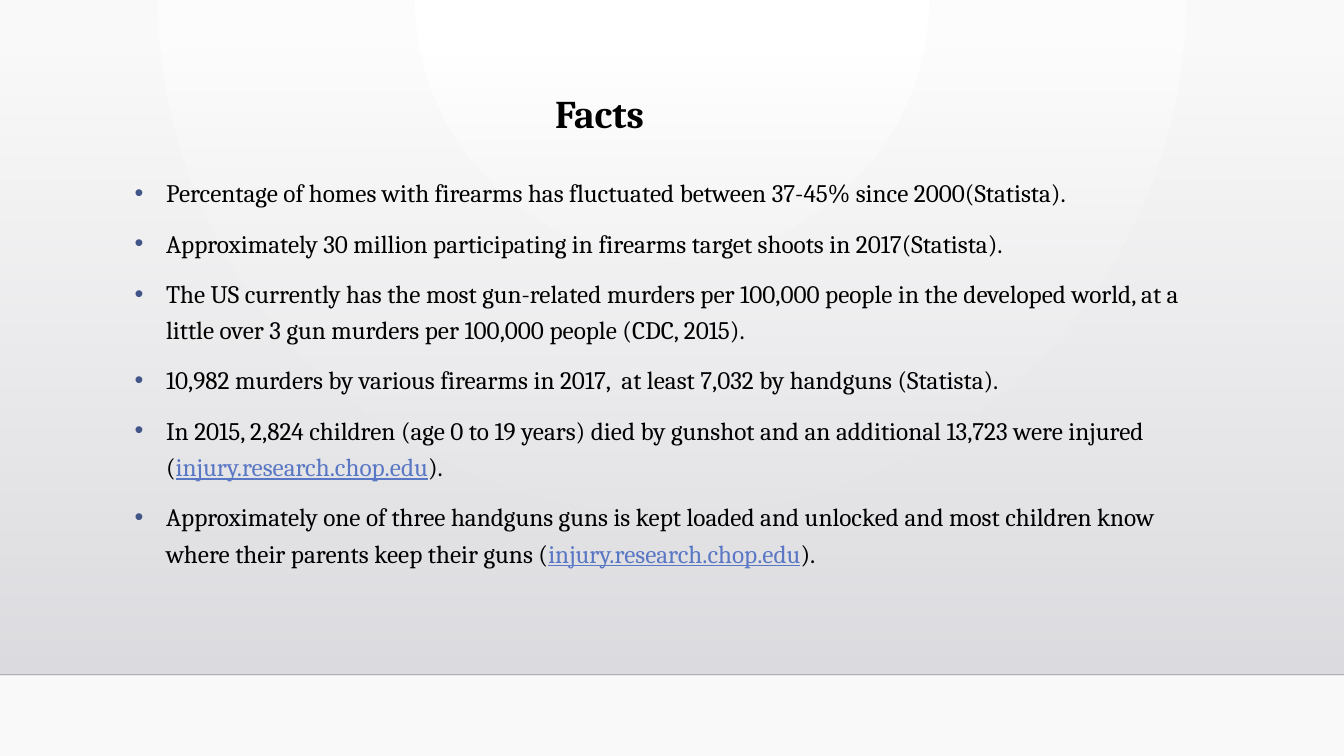
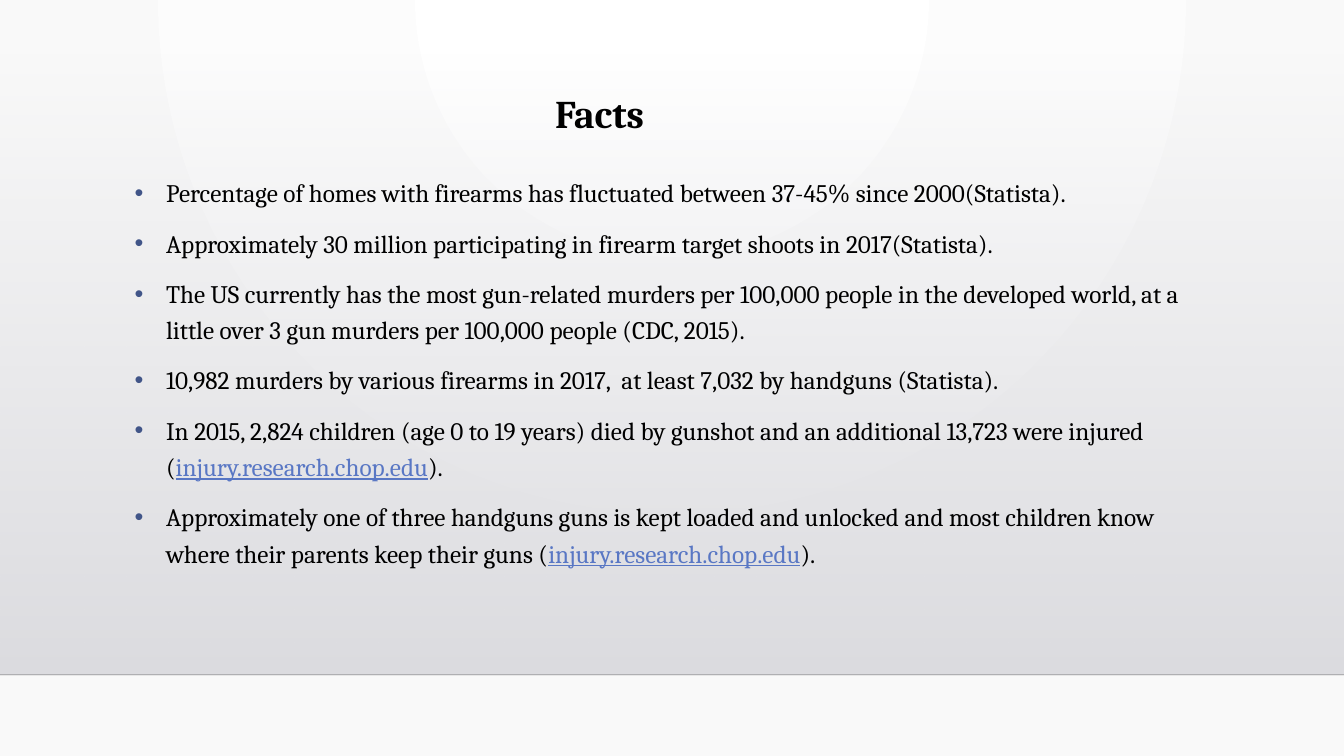
Before and after one commit to vabigdatamover/dream-team, a slide deck: slide 10 of Firearm Registration correlated to state_0725.pptx. Drawn at 1344x756 pixels with LibreOffice and Linux fonts; fonts in the diff are those of the drawing; background and template pictures are left out. Boxes give left, top, right and bottom in pixels: in the first picture for what was removed or moved away, otherwise in the second. Text is boxed around its words. In the diff, an @@ line names an element or a change of style, - is before the commit and + after.

Commit message:
Dream Team Project 1

```diff
--- a/Firearm Registration correlated to state_0725.pptx
+++ b/Firearm Registration correlated to state_0725.pptx
@@ text at (x1=166, y1=235, x2=993, y2=259): text changed @@
-• Approximately 30 million participating in firearms target shoots in 2017(Statista).
+• Approximately 30 million participating in firearm target shoots in 2017(Statista).
```
